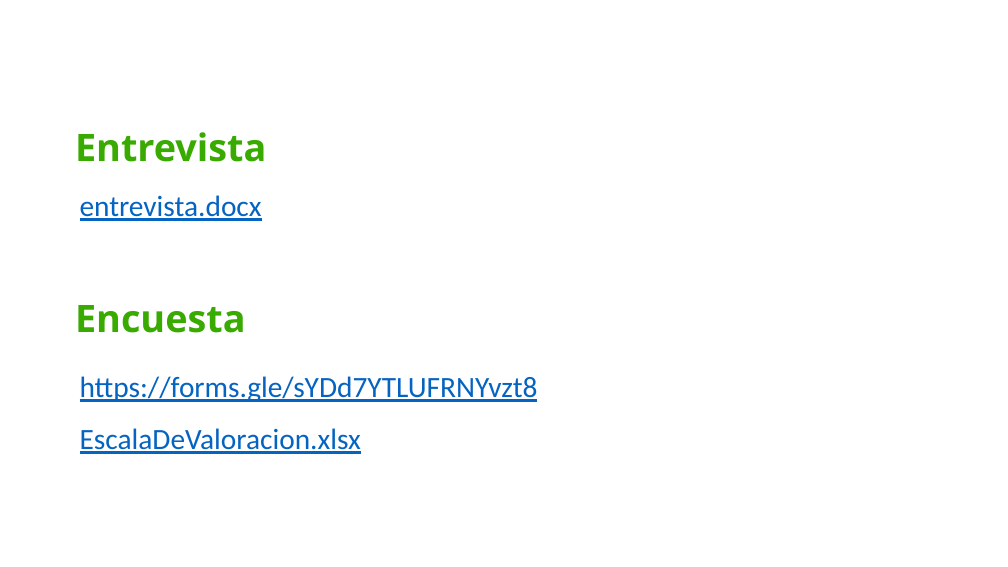
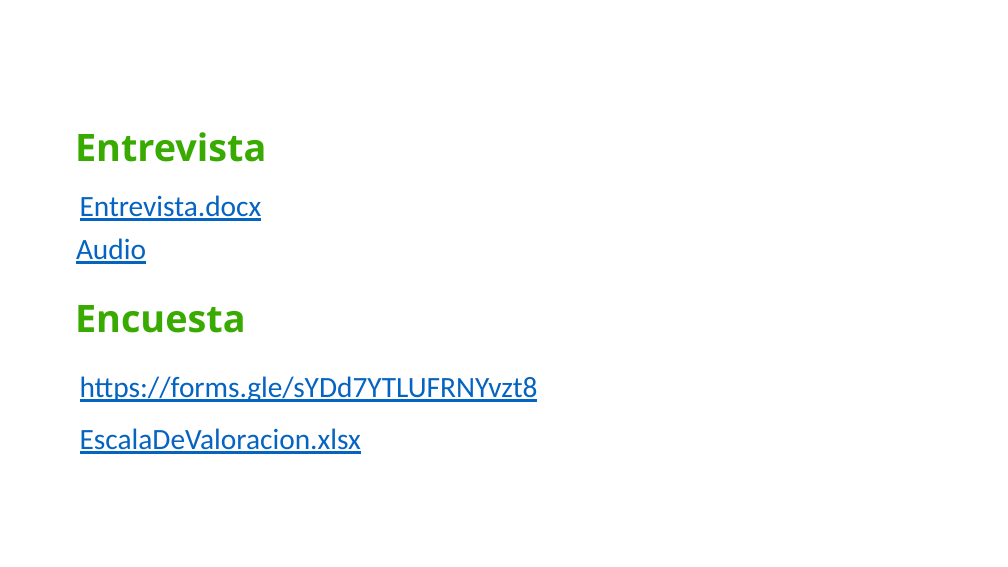
Before and after one commit to cmsrwood/mrhomero, a slide deck: slide 20 of entregables/Entregable (presentación).pptx (slide 19 before the commit). Drawn at 1008x567 pixels with LibreOffice and Linux fonts; fonts in the diff are those of the drawing; background and template pictures are left out. Boxes give left, top, right and bottom in pixels: in the first picture for what was removed or moved away, otherwise in the second. Text is boxed around its words. In the diff, an @@ line names an element or a change of style, - is before the commit and + after.

```diff
--- a/entregables/Entregable (presentación).pptx
+++ b/entregables/Entregable (presentación).pptx
@@ text at bbox=[80, 195, 262, 221]: text changed @@
-entrevista.docx
+Entrevista.docx
@@ text added at bbox=[76, 238, 146, 264], 28 pt, text #0563C1, underline @@
+Audio
```
Also in this commit, not shown: 17 other slides changed, 5 slides added, 9 slides removed, 22 other files.
